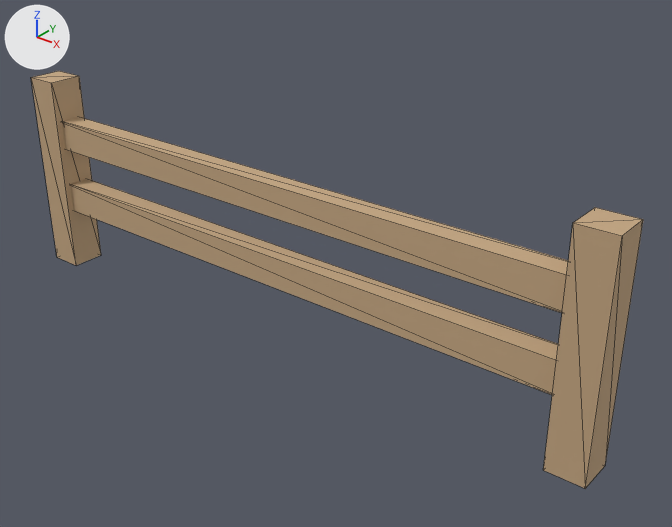
The glTF model public/models/fence.glb, before and after one commit.
One viewpoint serves both versions: a 50 mm camera at (2.4, -2.6, 2.09) aimed at (0.23, 0.11, 0.4). Every picture has the same lights, and +X, +Y and +Z are marked at upper left. The older version comes first. Mesh edges are drawn as thin lines. Where no turn or scale is listed for an object, it has been applied to the vertices.

The first picture shows 'FcPost', 'FcPost.001', 'FcRail1', 'FcRail2'.
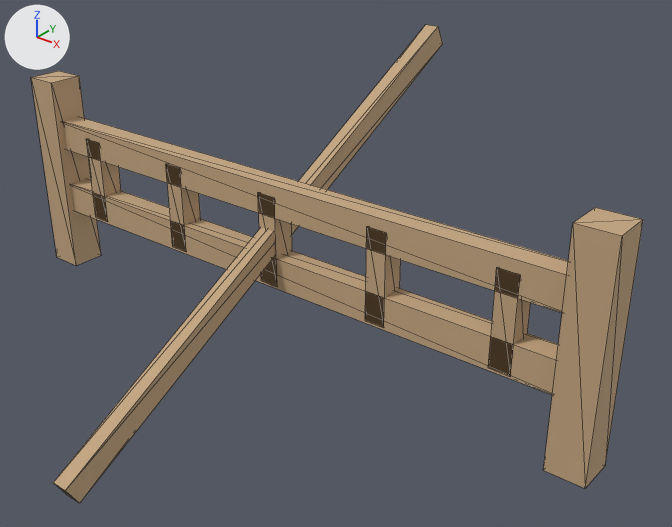
Boxes (x1, y1, x2, y2) around the edits, measured in the pictures (672 x 527 px):
'FcBrace', added
    after: (53, 25, 443, 503)
'FcPicket.004', added (beige)
    after: (488, 267, 531, 376)
'FcPicket.003', added (beige)
    after: (365, 227, 401, 328)
'FcPicket.001', added (beige)
    after: (166, 165, 200, 251)
'FcPicket', added (beige)
    after: (87, 139, 121, 222)
'FcPicket.002', added (beige)
    after: (258, 194, 292, 287)

The change, as a list of edits to the scene's bpy script:
```text
Add me_cube_153:
    me_cube_153.from_pydata(...)  # a box spanning x -0.045..0.045, y -0.05..0.05, z -0.2..0.2
    me_cube_153.materials.append(mat_wood)  # beige #c4a681
Add me_cube_148:
    me_cube_148.from_pydata([(-0.04, -1.12, -0.67), (-0.04, -1.16, -0.58), (-0.04, 1.16, 0.58), (-0.04, 1.12, 0.67), (0.04, -1.12, -0.67), (0.04, -1.16, -0.58), (0.04, 1.16, 0.58), (0.04, 1.12, 0.67)], [], [(0, 1, 3), (0, 3, 2), (2, 3, 7), (2, 7, 6), (6, 7, 5), (6, 5, 4), (4, 5, 1), (4, 1, 0), (2, 6, 4), (2, 4, 0), (7, 3, 1), (7, 1, 5)])
    me_cube_148.materials.append(mat_wood)  # beige #c4a681
Add ob_fcpicket_004:
    ob_fcpicket_004 = bpy.data.objects.new('FcPicket.004', me_cube_153)
    ob_fcpicket_004.location = (1.1, 0.0, 0.5)
Add ob_fcpicket_003:
    ob_fcpicket_003 = bpy.data.objects.new('FcPicket.003', me_cube_153.copy())
    ob_fcpicket_003.location = (0.55, 0.0, 0.5)
Add ob_fcpicket_002:
    ob_fcpicket_002 = bpy.data.objects.new('FcPicket.002', me_cube_153.copy())
    ob_fcpicket_002.location = (0.0, 0.0, 0.5)
Add ob_fcpicket_001:
    ob_fcpicket_001 = bpy.data.objects.new('FcPicket.001', me_cube_153.copy())
    ob_fcpicket_001.location = (-0.55, 0.0, 0.5)
Add ob_fcpicket:
    ob_fcpicket = bpy.data.objects.new('FcPicket', me_cube_153.copy())
    ob_fcpicket.location = (-1.1, 0.0, 0.5)
Add ob_fcbrace:
    ob_fcbrace = bpy.data.objects.new('FcBrace', me_cube_148)
    ob_fcbrace.location = (0.0, 0.0, 0.52)
```
